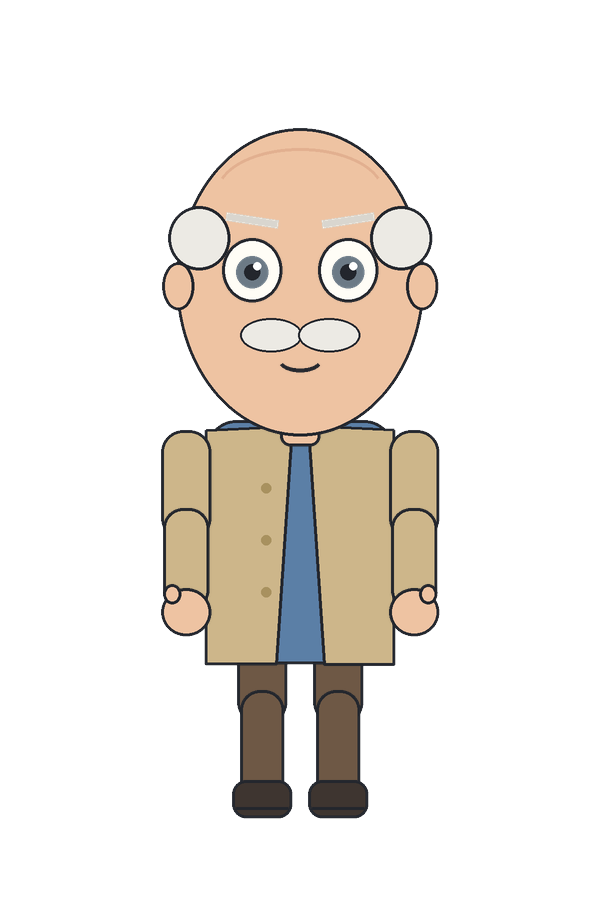
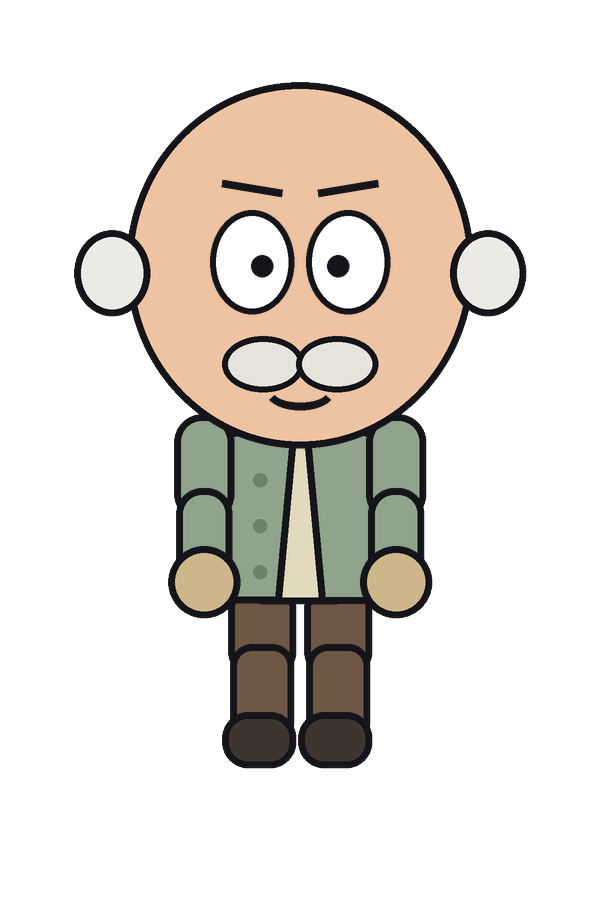
Revision of a layered 600×900 image; what changed, layer by layer:
painted on "Suu lepo" (3rd of 3, in "Edestä" › "Suut") over [267, 361, 334, 413]
painted on "Vasen kulmakarva" (3rd of 3, in "Edestä" › "Pää") over [315, 177, 382, 231]
painted on "Vasen pupilli" (3rd of 3, in "Edestä" › "Pää") over [324, 252, 367, 291]
painted on "Vasen silmä" (3rd of 3, in "Edestä" › "Pää") over [304, 207, 393, 317]
painted on "Oikea kulmakarva" (3rd of 3, in "Edestä" › "Pää") over [219, 177, 286, 231]
painted on "Oikea pupilli" (3rd of 3, in "Edestä" › "Pää") over [233, 252, 276, 291]
painted on "Oikea silmä" (3rd of 3, in "Edestä" › "Pää") over [207, 207, 297, 317]
painted on "Pää" (6th of 6, in "Edestä" › "Pää") over [74, 82, 527, 451]
painted on "Vasen kämmen" (3rd of 3, in "Edestä" › "Vartalo") over [357, 543, 440, 639]
painted on "Vasen kyynärvarsi" (3rd of 3, in "Edestä" › "Vartalo") over [365, 485, 440, 613]
painted on "Vasen olkavarsi" (3rd of 3, in "Edestä" › "Vartalo") over [363, 411, 440, 543]
painted on "Oikea kämmen" (3rd of 3, in "Edestä" › "Vartalo") over [161, 543, 243, 639]
painted on "Oikea kyynärvarsi" (3rd of 3, in "Edestä" › "Vartalo") over [161, 485, 235, 613]
painted on "Oikea olkavarsi" (3rd of 3, in "Edestä" › "Vartalo") over [161, 411, 237, 543]
painted on "Vartalo" (6th of 6, in "Edestä" › "Vartalo") over [202, 409, 398, 669]
painted on "Vasen kenkä" (3rd of 3, in "Edestä" › "Vartalo") over [295, 709, 373, 819]
painted on "Vasen sääri" (3rd of 3, in "Edestä" › "Vartalo") over [303, 641, 373, 803]
painted on "Vasen reisi" (3rd of 3, in "Edestä" › "Vartalo") over [301, 581, 375, 727]
painted on "Oikea kenkä" (3rd of 3, in "Edestä" › "Vartalo") over [222, 709, 299, 819]
painted on "Oikea sääri" (3rd of 3, in "Edestä" › "Vartalo") over [227, 641, 297, 803]
painted on "Oikea reisi" (3rd of 3, in "Edestä" › "Vartalo") over [225, 581, 299, 727]
